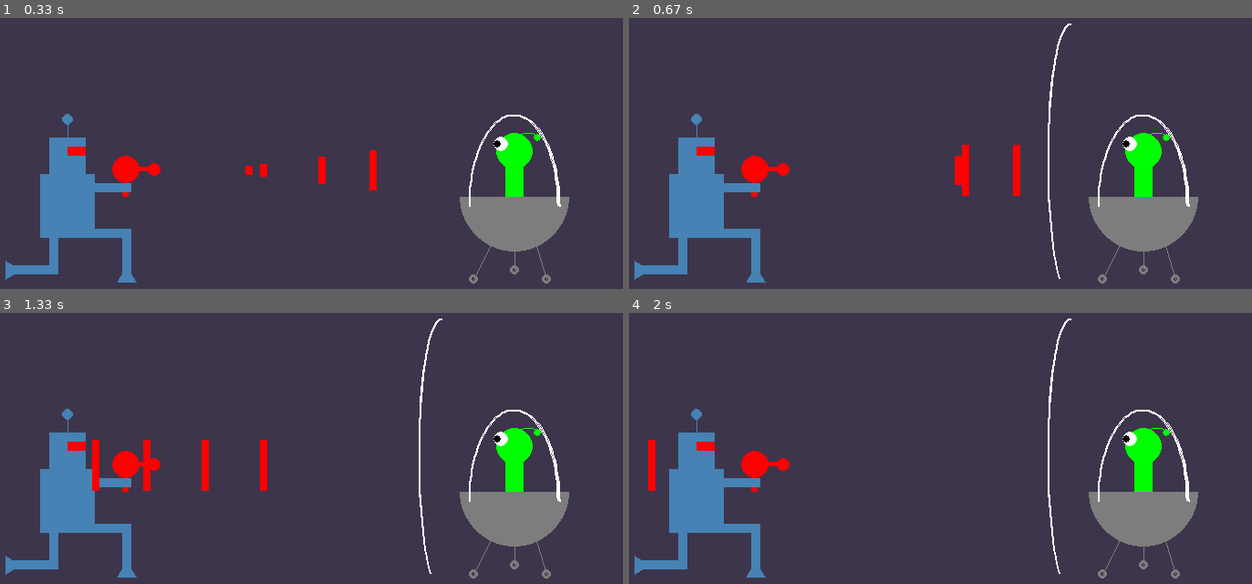
Above: before the commit, frames 1-4 (two rows, left to right).
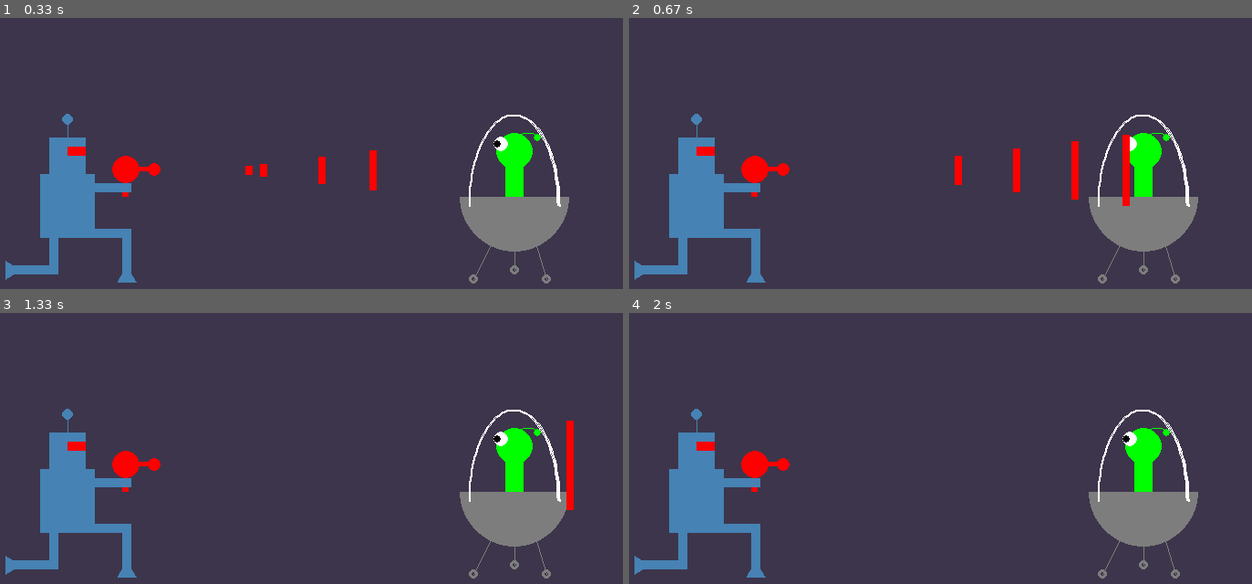
Above: after the commit, the same moments.

Repository: nedhulseman/pygames
Game: pygame game, started from moving lasers.py
Same seed, same stepped clock (60 frames per second), same inputs: the game is played once before the commit and once after it.
Inputs:
- Up to frame 1 (0.33 s): no input
- Up to frame 2 (0.67 s): no input
- Up to frame 3 (1.33 s): no input
- Up to frame 4 (2 s): no input

Frame 1 is identical in both runs. In frame 2, 1.1% of the frame differs, in the area x 53-81%, y 2-97%; in frame 3, 1.5%, in the area x 14-93%, y 2-97%; in frame 4, 0.5%.

Commit message:
Update moving lasers.py

Diff:
--- a/moving lasers.py
+++ b/moving lasers.py
@@ -27,14 +27,6 @@
 ROBOT=(70,130,180)
 
 
-
-
-#draw stars
-#for i in range(300):
-#   x=randint(0, 1200)
-#  y=randint(0, 400)
-#    size=randint(0, 4)
-#    pygame.draw.circle(windowSurface, WHITE, (x, y), size, 0)
 def drawRobot(windowSurface):
     pygame.draw.rect(windowSurface, ROBOT, (70, 325, 40, 40)) #head
     pygame.draw.rect(windowSurface, RED, (90, 335, 20, 10)) #eye
@@ -77,13 +69,13 @@
 
 
 laser1= {'rect':pygame.Rect(285, 356, 8, 10), 'color':RED, 'dir':RIGHT,
-         'deflected':False, 'delay':0, 'shot':False}
+         'delay':0, 'shot':False}
 laser2 = {'rect':pygame.Rect(285, 356, 8, 10), 'color':RED, 'dir':RIGHT,
-          'deflected':False, 'delay':7, 'shot':False}
+          'delay':7, 'shot':False}
 laser3 = {'rect':pygame.Rect(285, 356, 8, 10), 'color':RED, 'dir':RIGHT,
-          'deflected':False, 'delay':15, 'shot':False}
+          'delay':15, 'shot':False}
 laser4 = {'rect':pygame.Rect(285, 356, 8, 10), 'color':RED, 'dir':RIGHT,
-          'deflected':False, 'delay':23, 'shot':False}
+          'delay':23, 'shot':False}
 
 lasers=[laser1, laser2, laser3, laser4]
 iterator=0
@@ -102,21 +94,11 @@
         if iterator==laser['delay']:
             laser['shot']=True
         if laser['shot']==True:
-            if laser['rect'].left > 465:
-                laser['deflected']=True
-                print(iterator)
-
-            if laser['deflected']==True:
-                laser['rect'].left -= STEPSIZE
-            else:
-                laser['rect'].left += STEPSIZE
-                laser['rect'].top -= 1
-                laser['rect'].height += 2
+            laser['rect'].left += STEPSIZE
+            laser['rect'].top -= 1
+            laser['rect'].height += 2
 
 
-
-    if iterator > 19:
-        pygame.draw.arc(windowSurface, WHITE, (475, 200, 50, 300), pi/2, 4*pi/3, 2)
 
     pygame.draw.rect(windowSurface, laser1['color'], laser1['rect'])
     pygame.draw.rect(windowSurface, laser2['color'], laser2['rect'])
